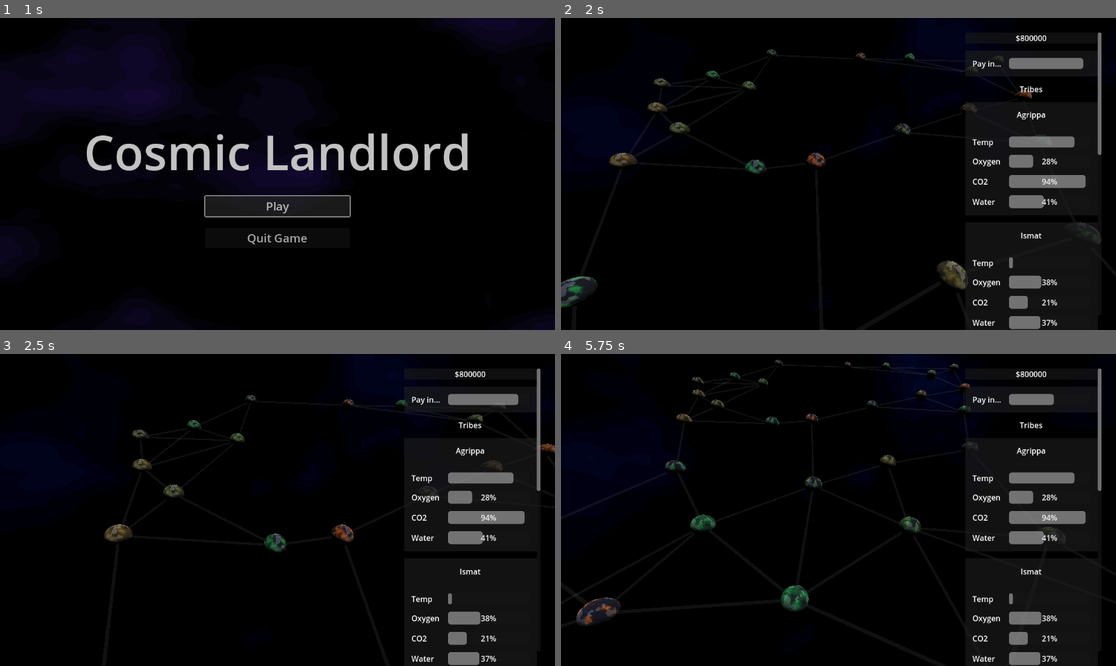
Above: before the commit, frames 1-4 (two rows, left to right).
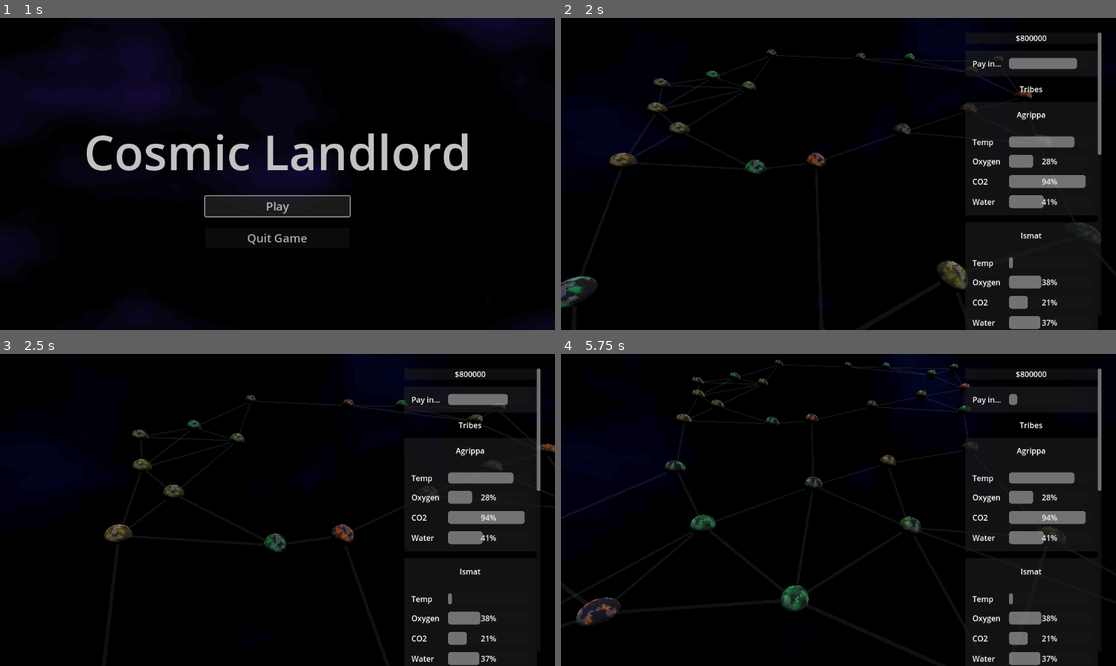
Above: after the commit, the same moments.

Repository: pastthepixels/cosmic-landlord
Game: Godot game, scene res://scenes/main_menu/main_menu.tscn
Same seed, same stepped clock (60 frames per second), same inputs: the game is played once before the commit and once after it. Sound files missing from this copy of the repository are replaced by a short silence.
Inputs (mouse positions are in pixels of both pictures, inside the frame that each line leads up to):
- Up to frame 1 (1 s): click "Play" at 0.5 s
- Up to frame 2 (2 s): move the mouse to (960, 158) at 1.27 s; click (960, 158) at 1.42 s
- Up to frame 3 (2.5 s): drag from (166, 525) to (249, 572) at 2.02 s
- Up to frame 4 (5.75 s): move the mouse to (894, 441) at 2.77 s; click (894, 441) at 2.92 s; drag from (810, 572) to (672, 463) at 3.52 s; move the mouse to (1005, 556) at 4.27 s; click (1005, 556) at 4.42 s; drag from (672, 463) to (755, 432) at 5.02 s

Frame 1 is identical in both runs. In frame 2, less than 0.1% of the frame differs, in the area x 92-95%, y 12-17%; in frame 3, less than 0.1%; in frame 4, 0.3%, in the area x 81-89%, y 12-17%.

Commit message:
Some more balancing

Diff:
--- a/scenes/machines/machine.tscn
+++ b/scenes/machines/machine.tscn
@@ -4,8 +4,10 @@
 
 [node name="Machine" type="Node"]
 script = ExtResource("1_p21o6")
+delta_cost = 1000
 
 [node name="Timer" type="Timer" parent="."]
+wait_time = 3.0
 autostart = true
 
 [connection signal="timeout" from="Timer" to="." method="_on_timer_timeout"]
--- a/scenes/machines/machine_purchase_screen.tscn
+++ b/scenes/machines/machine_purchase_screen.tscn
@@ -109,65 +109,62 @@
 
 [node name="Machines" type="Node" parent="."]
 
-[node name="Planter" parent="Machines" instance=ExtResource("2_47uqd")]
-delta_temperature_level = -0.02
-delta_oxygen_level = 0.02
-delta_carbon_dioxide_level = -0.02
-delta_water_to_land_ratio = -0.01
-delta_cost = 10000
-upfront_cost = 100000
-
-[node name="Timer" parent="Machines/Planter" index="0"]
-wait_time = 6.0
-
 [node name="Factory" parent="Machines" instance=ExtResource("2_47uqd")]
-delta_temperature_level = 0.02
-delta_oxygen_level = -0.01
-delta_carbon_dioxide_level = 0.02
-delta_water_to_land_ratio = -0.01
-delta_cost = 8000
-upfront_cost = 100000
-
-[node name="Timer" parent="Machines/Factory" index="0"]
-wait_time = 7.0
+delta_temperature_level = 0.01
+delta_carbon_dioxide_level = 0.01
+upfront_cost = 10000
 
 [node name="Carbon Capture" parent="Machines" instance=ExtResource("2_47uqd")]
-delta_temperature_level = 0.01
-delta_carbon_dioxide_level = -0.02
-delta_cost = 20000
-upfront_cost = 150000
-
-[node name="Timer" parent="Machines/Carbon Capture" index="0"]
-wait_time = 5.0
+delta_temperature_level = -0.01
+delta_carbon_dioxide_level = -0.01
+upfront_cost = 15000
 
 [node name="Water Synthesizer" parent="Machines" instance=ExtResource("2_47uqd")]
-delta_temperature_level = 0.01
 delta_oxygen_level = -0.01
 delta_carbon_dioxide_level = -0.01
-delta_water_to_land_ratio = 0.02
-delta_cost = 15000
-upfront_cost = 200000
-
-[node name="Timer" parent="Machines/Water Synthesizer" index="0"]
-wait_time = 5.0
+delta_water_to_land_ratio = 0.01
+upfront_cost = 10000
 
 [node name="Water Absorber" parent="Machines" instance=ExtResource("2_47uqd")]
-delta_temperature_level = 0.01
 delta_oxygen_level = 0.01
-delta_carbon_dioxide_level = 0.02
-delta_water_to_land_ratio = -0.02
-delta_cost = 18000
-upfront_cost = 200000
+delta_carbon_dioxide_level = 0.01
+delta_water_to_land_ratio = -0.01
+upfront_cost = 20000
 
-[node name="Timer" parent="Machines/Water Absorber" index="0"]
-wait_time = 7.0
+[node name="Planter" parent="Machines" instance=ExtResource("2_47uqd")]
+delta_oxygen_level = 0.01
+delta_carbon_dioxide_level = -0.01
+delta_water_to_land_ratio = -0.01
+upfront_cost = 10000
+
+[node name="Oxygen Absorber" parent="Machines" instance=ExtResource("2_47uqd")]
+delta_oxygen_level = -0.01
+delta_carbon_dioxide_level = 0.01
+delta_water_to_land_ratio = 0.01
+upfront_cost = 15000
+
+[node name="Giant Fridge" parent="Machines" instance=ExtResource("2_47uqd")]
+delta_temperature_level = -0.01
+upfront_cost = 30000
+
+[node name="Space Straw" parent="Machines" instance=ExtResource("2_47uqd")]
+delta_water_to_land_ratio = -0.01
+upfront_cost = 30000
+
+[node name="Oxygen Synthesis Machine" parent="Machines" instance=ExtResource("2_47uqd")]
+delta_oxygen_level = 0.01
+upfront_cost = 30000
 
 [connection signal="pressed" from="CurrentMachines/PanelContainer/VBoxContainer/HBoxContainer/Back" to="." method="_on_back_pressed"]
 [connection signal="pressed" from="CurrentMachines/PanelContainer/VBoxContainer/HBoxContainer/Purchase" to="." method="_on_purchase_pressed"]
 [connection signal="pressed" from="PurchaseMachines/PanelContainer/VBoxContainer/Back" to="." method="_on_purchase_back_pressed"]
 
-[editable path="Machines/Planter"]
 [editable path="Machines/Factory"]
 [editable path="Machines/Carbon Capture"]
 [editable path="Machines/Water Synthesizer"]
 [editable path="Machines/Water Absorber"]
+[editable path="Machines/Planter"]
+[editable path="Machines/Oxygen Absorber"]
+[editable path="Machines/Giant Fridge"]
+[editable path="Machines/Space Straw"]
+[editable path="Machines/Oxygen Synthesis Machine"]
--- a/scenes/planet_screen/planet_screen.gd
+++ b/scenes/planet_screen/planet_screen.gd
@@ -84,6 +84,9 @@
 
 # Purchasing planets!
 func _on_planet_purchase_requested(planet):
+	# Get price multiplier
+	var price_multiplier = price_scaling_amount * ($Player.money / float(planet.price))
+	# Purchase the planet...
 	if is_touching_purchased(planet):
 		$Player.money -= planet.price
 		planet.unlock()
@@ -105,7 +108,7 @@
 	for other_planet in get_tree().get_nodes_in_group("planets"):
 		# Scales the price of everything so the planet you just purchased * the scale = a percentage by price_scaling_amount
 		if other_planet.purchased == false:
-			other_planet.price_multiplier = price_scaling_amount * (planet.price / float($Player.money))
+			other_planet.price_multiplier = price_multiplier
 
 func _on_planet_clicked(planet):
 	if $SpringArm3D.enable_mouse_controls == false: return
--- a/scenes/planet_screen/planet_screen.tscn
+++ b/scenes/planet_screen/planet_screen.tscn
@@ -36,7 +36,7 @@
 z_index = 4096
 
 [node name="PayCycle" type="Timer" parent="."]
-wait_time = 10.0
+wait_time = 5.0
 autostart = true
 
 [node name="Player" parent="." instance=ExtResource("2_tpxrh")]
